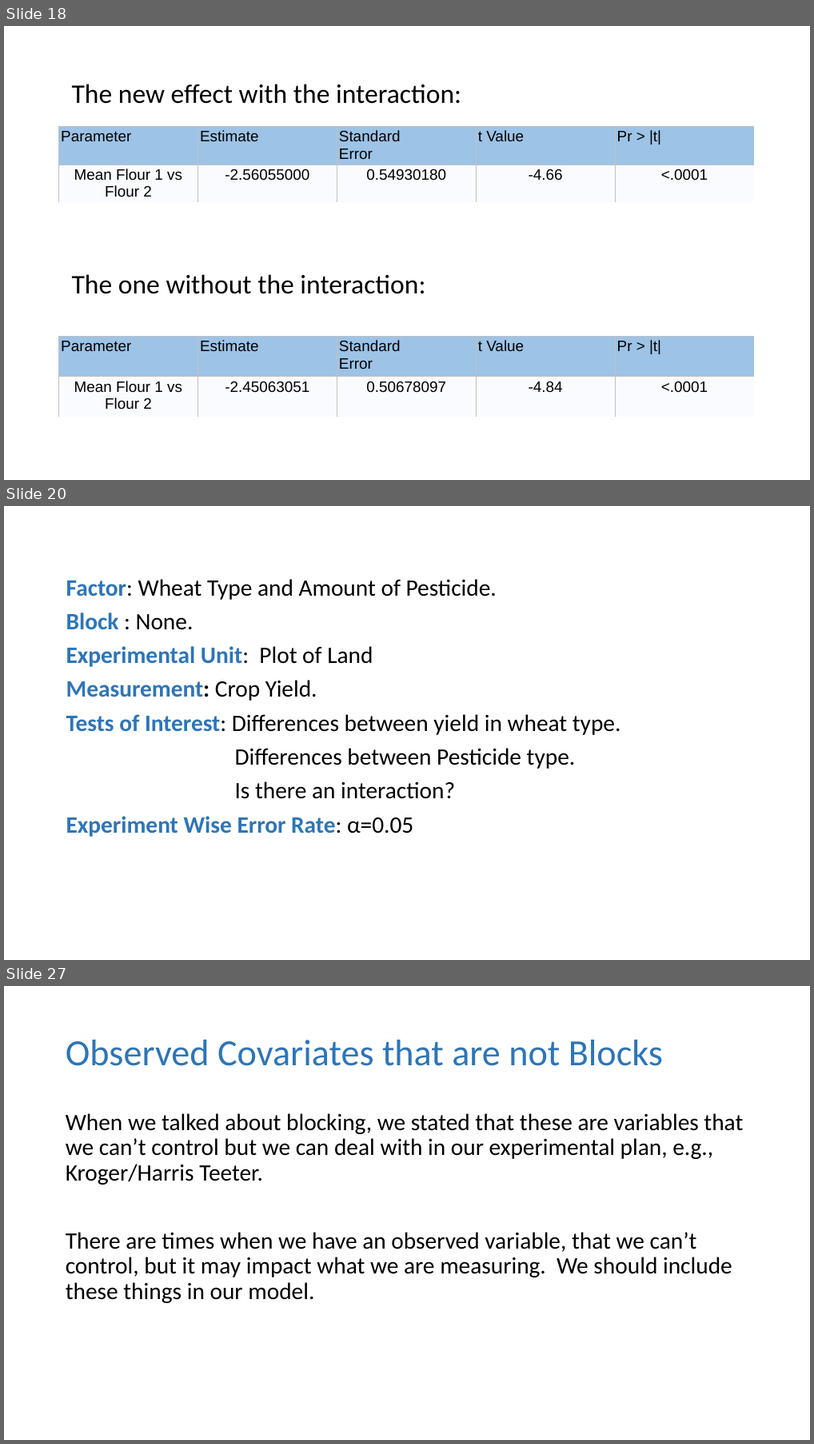
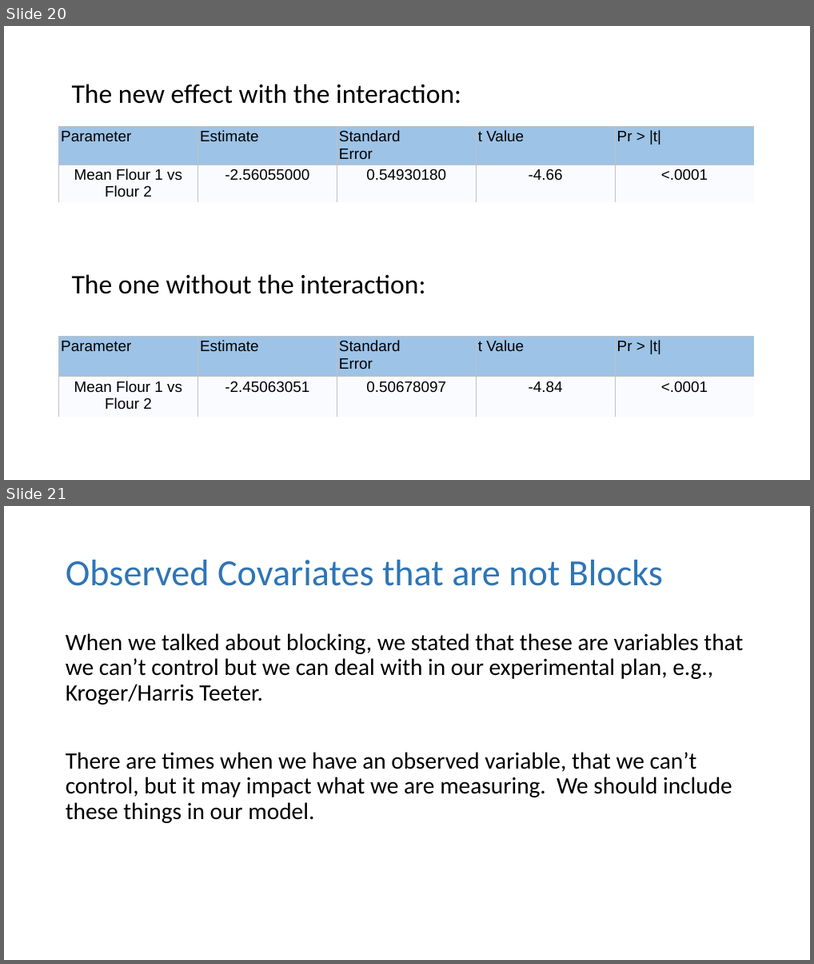
Before and after one commit to dhbrand/iaa_spring1_hw, a slide deck: d_of_e/slides/powerpoints/DOE Lecture 4.pptx. Shown one above the other, each under a label of ours: slides 18, 20 and 27 before the commit, slides 20 and 21 after it; the slides between them are not shown. The pictures are 814x1444 and 814x964 pixels, drawn with LibreOffice and Linux fonts; fonts in the diff are those of the drawing. Boxes give left, top, right and bottom in pixels: in the first picture for what was removed or moved away, otherwise in the second. Text is boxed around its words. In the diff, an @@ line names an element or a change of style, - is before the commit and + after.

```diff
--- a/d_of_e/slides/powerpoints/DOE Lecture 4.pptx
+++ b/d_of_e/slides/powerpoints/DOE Lecture 4.pptx
@@ slide 20 removed at (x1=4, y1=506, x2=810, y2=960), background #FFFFFF @@
@@ text removed at (x1=66, y1=579, x2=622, y2=836) @@
-Factor: Wheat Type and Amount of Pesticide.
-Block : None.
-Experimental Unit: Plot of Land
-Measurement: Crop Yield.
-Tests of Interest: Differences between yield in wheat type.
-Differences between Pesticide type.
-Is there an interaction?
-Experiment Wise Error Rate: α=0.05
@@ what was slide 18 is now slide 20 @@
@@ what was slide 27 is now slide 21 @@
```
Also in this commit, not shown: 1 slide changed, 2 slides added, 7 other slides removed, 5 other files.
